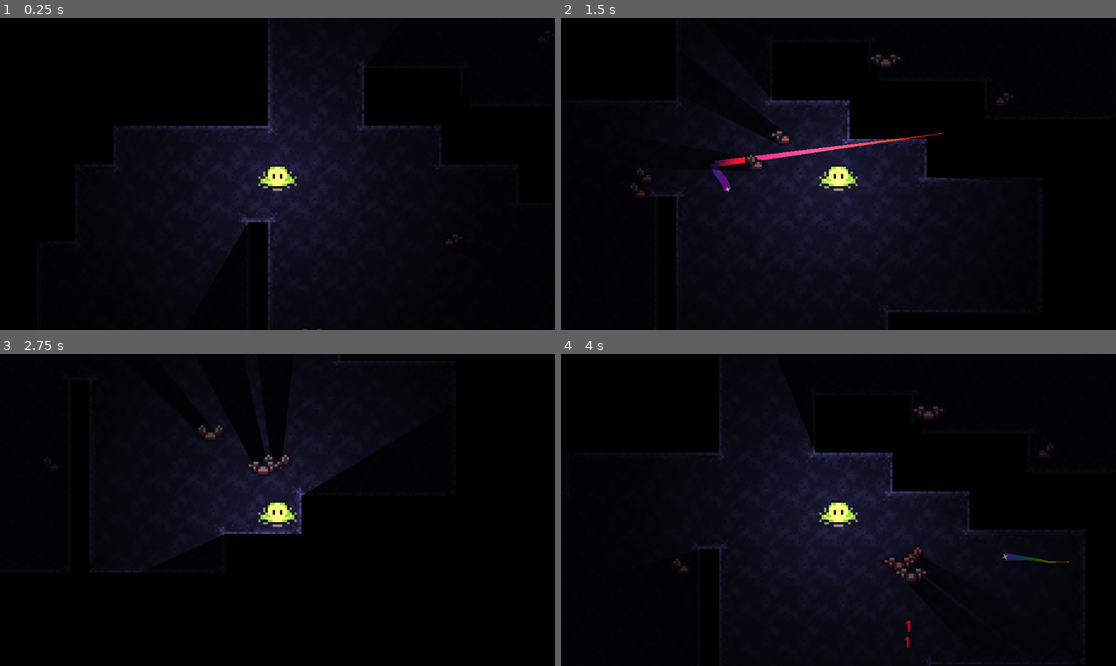
Above: before the commit, frames 1-4 (two rows, left to right).
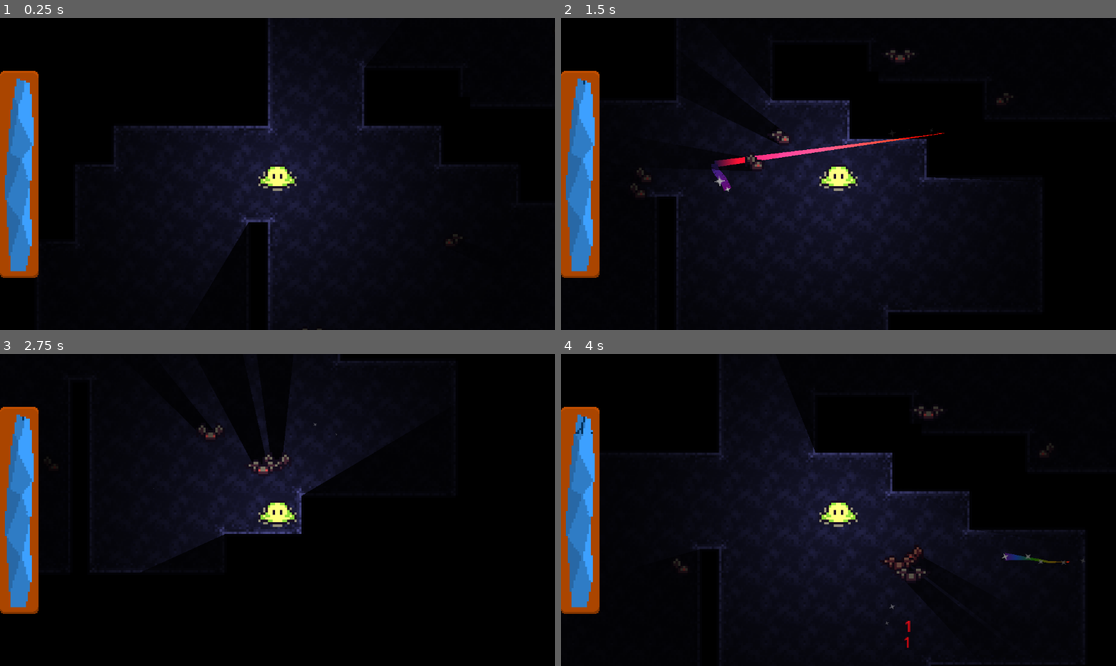
Above: after the commit, the same moments.

Repository: 10Goody12/Light-Based-Dungeon-Crawler
Game: Godot game, scene res://Scenes/main.tscn
Same seed, same stepped clock (60 frames per second), same inputs: the game is played once before the commit and once after it.
Inputs (mouse positions are in pixels of both pictures, inside the frame that each line leads up to):
- Up to frame 1 (0.25 s): no input
- Up to frame 2 (1.5 s): move the mouse to (960, 158) at 0.52 s; hold D (move_right) 0.53-1.28 s; move the mouse to (727, 189) at 1.27 s; hold S (move_down) from 1.28 s (still down)
- Up to frame 3 (2.75 s): move the mouse to (333, 441) at 2.02 s; release S (move_down) at 2.03 s; hold D (move_right) from 2.03 s (still down)
- Up to frame 4 (4 s): move the mouse to (810, 572) at 2.77 s; release D (move_right) at 2.78 s; hold W (move_up) 2.78-3.53 s; move the mouse to (1005, 556) at 3.52 s; hold A (move_left) from 3.53 s (still down)

The runs differ from the first frame. In frame 1, 4.6% of the frame differs, in the area x 0-98%, y 6-84%; in frame 2, 4.8%, in the area x 0-67%, y 10-84%; in frame 3, 4.6%; in frame 4, 4.7%.

Commit message:
Basic healthbar implemented. Small adjustments. Player health also implemented, but no death or respawn yet.

Diff:
--- a/Scenes/light_sword.tscn
+++ b/Scenes/CursorCombat/light_sword.tscn
@@ -17,6 +17,18 @@
 [sub_resource type="CircleShape2D" id="CircleShape2D_fjwkt"]
 radius = 4.0
 
+[sub_resource type="Curve" id="Curve_1jnj3"]
+_limits = [-360.0, 360.0, 0.0, 1.0]
+_data = [Vector2(0, 1), 0.0, 0.0, 0, 0, Vector2(1, 4.04498), 0.0, 0.0, 0, 0]
+point_count = 2
+
+[sub_resource type="Curve" id="Curve_arakq"]
+_data = [Vector2(0, 0.617978), 0.0, 0.0, 0, 0, Vector2(0.159091, 0.786517), 0.0, 0.0, 0, 0, Vector2(1, 0), 0.0, 0.0, 0, 0]
+point_count = 3
+
+[sub_resource type="Gradient" id="Gradient_1jnj3"]
+colors = PackedColorArray(1, 1, 1, 1, 1, 1, 1, 0)
+
 [node name="LightSword" type="Node2D"]
 script = ExtResource("1_gwfeh")
 
@@ -34,14 +46,14 @@
 texture_scale = 5.0
 height = 100.0
 
-[node name="CursorSparkle" type="Sprite2D" parent="." groups=["LightSparkle"]]
+[node name="CursorStar" type="Sprite2D" parent="." groups=["CursorStar"]]
 scale = Vector2(0.5, 0.5)
 texture = ExtResource("2_7n8p5")
 script = ExtResource("2_1jnj3")
 rotation_speed = 5.0
 scale_factor = 1.0
 
-[node name="CursorSparkle2" type="Sprite2D" parent="." groups=["LightSparkle"]]
+[node name="CursorStar2" type="Sprite2D" parent="." groups=["CursorStar"]]
 visible = false
 rotation = 0.785398
 scale = Vector2(0.5, 0.5)
@@ -51,9 +63,27 @@
 scale_factor = 0.7
 
 [node name="CollisionHitbox" type="Area2D" parent="."]
+collision_layer = 4
 collision_mask = 4
 
 [node name="CollisionShape2D" type="CollisionShape2D" parent="CollisionHitbox"]
 shape = SubResource("CircleShape2D_fjwkt")
 
+[node name="Sparkles" type="CPUParticles2D" parent="." groups=["CursorSparkles"]]
+amount = 10
+texture = ExtResource("2_7n8p5")
+emission_shape = 1
+emission_sphere_radius = 2.0
+direction = Vector2(0, 0)
+spread = 180.0
+gravity = Vector2(0, 0)
+initial_velocity_max = 5.0
+angle_min = -180.0
+angle_max = 180.0
+angle_curve = SubResource("Curve_1jnj3")
+scale_amount_min = 0.05
+scale_amount_max = 0.4
+scale_amount_curve = SubResource("Curve_arakq")
+color_ramp = SubResource("Gradient_1jnj3")
+
 [connection signal="body_entered" from="CollisionHitbox" to="." method="_on_collision_hitbox_body_entered"]
--- /dev/null
+++ b/Scenes/GUI/gui.tscn
@@ -0,0 +1,7 @@
+[gd_scene load_steps=2 format=3 uid="uid://03mje5tgwt70"]
+
+[ext_resource type="PackedScene" uid="uid://dxy70blrnplao" path="res://Scenes/GUI/healthbar.tscn" id="1_psa72"]
+
+[node name="GUI" type="CanvasLayer"]
+
+[node name="Healthbar" parent="." instance=ExtResource("1_psa72")]
--- /dev/null
+++ b/Scenes/GUI/healthbar.gd
@@ -0,0 +1,11 @@
+extends Control
+
+@onready var bar = get_tree().get_first_node_in_group("Healthbar")
+@onready var player = get_tree().get_first_node_in_group("Player")
+
+func _ready() -> void:
+	player.was_injured.connect(subtract_health.bind())
+
+func subtract_health(in_damage):
+	bar.value -= in_damage
+	print("Health subtracted")
--- /dev/null
+++ b/Scenes/GUI/healthbar.tscn
@@ -0,0 +1,57 @@
+[gd_scene load_steps=6 format=3 uid="uid://dxy70blrnplao"]
+
+[ext_resource type="Texture2D" uid="uid://dv1bdkawr8ipe" path="res://GFX/GUI/9PR_satchel_pane.png" id="1_nhxoe"]
+[ext_resource type="Script" uid="uid://6u4v18c8lyj6" path="res://Scenes/GUI/healthbar.gd" id="1_ns7pb"]
+[ext_resource type="Texture2D" uid="uid://c6xcg1d22x1af" path="res://GFX/GUI/crystal_healthbar_cracked.png" id="2_ns7pb"]
+[ext_resource type="Texture2D" uid="uid://bof5oi1eftuac" path="res://GFX/GUI/crystal_healthbar_intact.png" id="3_hn4ql"]
+[ext_resource type="Texture2D" uid="uid://c4u0euyuydbbh" path="res://GFX/GUI/crystal_healthbar_flat.png" id="3_xb8gg"]
+
+[node name="Healthbar" type="Control"]
+light_mask = 0
+layout_mode = 3
+anchors_preset = 4
+anchor_top = 0.5
+anchor_bottom = 0.5
+grow_vertical = 2
+scale = Vector2(2, 2)
+script = ExtResource("1_ns7pb")
+
+[node name="NinePatchRect" type="NinePatchRect" parent="."]
+light_mask = 0
+layout_mode = 1
+anchors_preset = 4
+anchor_top = 0.5
+anchor_bottom = 0.5
+offset_top = -107.5
+offset_right = 40.0
+offset_bottom = 107.5
+grow_vertical = 2
+texture = ExtResource("1_nhxoe")
+patch_margin_left = 16
+patch_margin_top = 16
+patch_margin_right = 16
+patch_margin_bottom = 16
+
+[node name="TextureProgressBar" type="TextureProgressBar" parent="NinePatchRect" groups=["Healthbar"]]
+light_mask = 0
+layout_mode = 1
+anchors_preset = 8
+anchor_left = 0.5
+anchor_top = 0.5
+anchor_right = 0.5
+anchor_bottom = 0.5
+offset_left = -15.0
+offset_top = -100.0
+offset_right = 15.0
+offset_bottom = 100.0
+grow_horizontal = 2
+grow_vertical = 2
+value = 100.0
+fill_mode = 3
+nine_patch_stretch = true
+texture_under = ExtResource("3_xb8gg")
+texture_over = ExtResource("2_ns7pb")
+texture_progress = ExtResource("3_hn4ql")
+tint_under = Color(0, 0.190544, 0.355537, 1)
+tint_over = Color(0.240618, 0.628745, 1, 1)
+tint_progress = Color(0.239216, 0.627451, 1, 1)
--- a/Scenes/main.tscn
+++ b/Scenes/main.tscn
@@ -1,9 +1,10 @@
-[gd_scene load_steps=8 format=3 uid="uid://buui0u2alvorg"]
+[gd_scene load_steps=9 format=3 uid="uid://buui0u2alvorg"]
 
+[ext_resource type="PackedScene" uid="uid://03mje5tgwt70" path="res://Scenes/GUI/gui.tscn" id="1_21xkr"]
 [ext_resource type="PackedScene" uid="uid://bo75o5ohak2e7" path="res://Scenes/player.tscn" id="2_kry3j"]
 [ext_resource type="PackedScene" uid="uid://di5tp45e4jtvh" path="res://Scenes/test_enemy.tscn" id="3_21xkr"]
-[ext_resource type="PackedScene" uid="uid://be763vwsw412y" path="res://Scenes/light_sword.tscn" id="4_6bp64"]
-[ext_resource type="PackedScene" uid="uid://bmhaee122k4nu" path="res://Scenes/cursor_trail.tscn" id="5_kry3j"]
+[ext_resource type="PackedScene" uid="uid://be763vwsw412y" path="res://Scenes/CursorCombat/light_sword.tscn" id="4_6bp64"]
+[ext_resource type="PackedScene" uid="uid://bmhaee122k4nu" path="res://Scenes/CursorCombat/cursor_trail.tscn" id="5_kry3j"]
 [ext_resource type="PackedScene" uid="uid://b0krc5mdf61qj" path="res://MapChunks/StartAreas/start_map_1.tscn" id="6_21xkr"]
 
 [sub_resource type="Curve" id="Curve_kry3j"]
@@ -16,6 +17,8 @@
 
 [node name="MAIN" type="Node2D"]
 y_sort_enabled = true
+
+[node name="GUI" parent="." instance=ExtResource("1_21xkr")]
 
 [node name="Start_Map_1" parent="." instance=ExtResource("6_21xkr")]
 metadata/_edit_lock_ = true
@@ -69,3 +72,4 @@
 [node name="TestEenemy6" parent="." instance=ExtResource("3_21xkr")]
 y_sort_enabled = true
 position = Vector2(148, -25)
+can_move = false
--- a/Scenes/player.tscn
+++ b/Scenes/player.tscn
@@ -6,6 +6,9 @@
 [sub_resource type="AtlasTexture" id="AtlasTexture_onrkg"]
 atlas = ExtResource("1_4flbx")
 region = Rect2(0, 64, 16, 16)
+
+[sub_resource type="CircleShape2D" id="CircleShape2D_cvnsp"]
+radius = 6.0
 
 [sub_resource type="CircleShape2D" id="CircleShape2D_i3pqv"]
 radius = 6.0
@@ -28,7 +31,12 @@
 [node name="Sprite2D" type="Sprite2D" parent="."]
 texture = SubResource("AtlasTexture_onrkg")
 
-[node name="CollisionShape2D" type="CollisionShape2D" parent="."]
+[node name="PlayerHitbox" type="Area2D" parent="."]
+
+[node name="HitboxShape" type="CollisionShape2D" parent="PlayerHitbox"]
+shape = SubResource("CircleShape2D_cvnsp")
+
+[node name="CollisionShape" type="CollisionShape2D" parent="."]
 shape = SubResource("CircleShape2D_i3pqv")
 
 [node name="PointLight2D" type="PointLight2D" parent="."]
@@ -45,3 +53,5 @@
 texture = SubResource("GradientTexture2D_cvnsp")
 texture_scale = 7.5
 height = 100.0
+
+[connection signal="area_entered" from="PlayerHitbox" to="." method="_on_player_hitbox_area_entered"]
--- a/Scenes/test_enemy.tscn
+++ b/Scenes/test_enemy.tscn
@@ -1,6 +1,6 @@
 [gd_scene load_steps=6 format=3 uid="uid://di5tp45e4jtvh"]
 
-[ext_resource type="SpriteFrames" uid="uid://dskalcqfvsme3" path="res://Resources/bat_sprite_frames.tres" id="1_a2gey"]
+[ext_resource type="SpriteFrames" uid="uid://dskalcqfvsme3" path="res://Resources/Spritesheets/bat_sprite_frames.tres" id="1_a2gey"]
 [ext_resource type="Script" uid="uid://bn8co1yywq88x" path="res://Scripts/test_enemy.gd" id="1_oq7dc"]
 
 [sub_resource type="CircleShape2D" id="CircleShape2D_oq7dc"]
@@ -21,6 +21,10 @@
 script = ExtResource("1_oq7dc")
 enemy_speed = 60.0
 random_amplitude = 2.5
+has_proximity_aggro = true
+aggro_range = 7.0
+min_damage = 2.0
+max_damage = 5.0
 
 [node name="CollisionHitbox" type="CollisionShape2D" parent="."]
 shape = SubResource("CircleShape2D_oq7dc")
--- a/Scripts/cursor_trail.gd
+++ b/Scripts/cursor_trail.gd
@@ -5,6 +5,7 @@
 @export var max_line_points : int
 var time_left : float
 var max_lifetime
+var is_sparkling : bool = false
 
 #func set_time_left(in_time):
 	#time_left = in_time
@@ -12,6 +13,9 @@
 
 func set_max_line_points(in_num):
 	max_line_points = in_num
+
+func set_is_sparkling(in_bool):
+	is_sparkling = in_bool
 
 func _process(delta: float) -> void:
 	#var alpha_per_second = 255 / max_lifetime
--- a/Scripts/light_sword.gd
+++ b/Scripts/light_sword.gd
@@ -1,11 +1,11 @@
 extends Node2D
 
 @export_range(0, 2500, 0.1) var damage : float = 1.0
-@onready var sparkle = get_tree().get_first_node_in_group("LightSparkle")
-@onready var sparkle2 = get_tree().get_nodes_in_group("LightSparkle")[1]
+@onready var sparkles = get_tree().get_first_node_in_group("CursorSparkles")
+@onready var star = get_tree().get_nodes_in_group("CursorStar")[0]
+@onready var star_2 = get_tree().get_nodes_in_group("CursorStar")[1]
 @onready var light = get_tree().get_first_node_in_group("CursorLight")
 @onready var trail = get_tree().get_first_node_in_group("CursorTrail")
-@onready var particles
 
 var last_pos = Vector2(0,0)
 
@@ -38,7 +38,7 @@
 	#new_line.end_cap_mode = Line2D.LINE_CAP_ROUND
 	##new_line.set_time_left(in_lifetime)
 
-func draw_trail(in_end : Vector2, in_width, is_rainbow : bool = false, max_points : int = TYPE_NIL):
+func draw_trail(in_end : Vector2, in_width, is_rainbow : bool = false, is_sparkling : bool = false, max_points : int = TYPE_NIL):
 	trail.add_point(in_end)
 	trail.width = in_width
 	if max_points != TYPE_NIL:
@@ -51,10 +51,15 @@
 	position = get_global_mouse_position()
 
 	#draw_line_from_to(last_pos, position, 100.0, 1.0)
-	draw_trail(position, 5, true, 50)
-	sparkle.scale = (Vector2(data[0], data[0]) / 500) * sparkle.scale_factor
-	sparkle2.scale = (Vector2(data[0], data[0]) / 500) * sparkle2.scale_factor
+	draw_trail(position, 5, true, true, 50)
+	star.scale = (Vector2(data[0], data[0]) / 500) * star.scale_factor
+	star_2.scale = (Vector2(data[0], data[0]) / 500) * star_2.scale_factor
 	light.energy = data[0] / 500
+
+	if data[0] <= 1:
+		sparkles.emitting = false
+	else:
+		sparkles.emitting = true
 
 	last_pos = position
 
--- a/Scripts/player.gd
+++ b/Scripts/player.gd
@@ -1,7 +1,17 @@
 extends CharacterBody2D
 class_name Player
 
+@export var player_max_health : float = 100.0
+var player_health : float
+@onready var health_bar = get_tree().get_first_node_in_group("Healthbar")
+
 @export var player_speed : float = 100
+
+signal was_injured
+
+func _ready() -> void:
+	player_health = player_max_health
+	#was_injured.connect(health_bar.subtract_health.bind())
 
 func get_input():
 	var input_dir = Input.get_vector("move_left", "move_right", "move_up", "move_down")
@@ -13,3 +23,10 @@
 
 	get_input()
 	move_and_slide()
+
+func _on_player_hitbox_area_entered(area: Area2D) -> void:
+	#print("Player collided with enemy")
+	var damage_dealt = area.get_parent().get_damage()
+	player_health -= damage_dealt
+	print("Whatever the fuck")
+	emit_signal("was_injured", damage_dealt)
--- a/Scripts/test_enemy.gd
+++ b/Scripts/test_enemy.gd
@@ -2,17 +2,26 @@
 
 class_name Enemy
 
-@export_category("Movement")
+enum AggroState { PASSIVE, HOSTILE, PEACEFUL }
+
+@export_category("Movement Behaviour")
 @export var can_move : bool = true
 @export_range(1, 200, 0.1) var enemy_speed : float = 20
 @export_range(0, 1, 0.025) var slide_factor : float = 0.15
 @export_range(-25, 25, 0.1) var random_amplitude : float = 5.0
+
+@export_category("Player Response")
+@export var has_proximity_aggro : bool = false ## Whether or not this creature needs to be prompted into aggression through proximity.
+@export var aggro_range : float = INF ## The range for the proximity aggro. Measured in cells (16x).
+@export var default_state: AggroState
 
 @export_category("Biology")
 @export_range(1, 250, 1) var starting_health : float = 10.0
 @onready var health : float = starting_health
 
 @export_category("Damage Behaviour")
+@export var min_damage : float
+@export var max_damage : float
 @export_range(1, 15, 1.0) var damage_cooldown = 0.5
 var damage_flicker_counter = 0.0
 
@@ -43,18 +52,23 @@
 		health -= in_damage
 		was_damaged = true
 
-		var blood_scene: PackedScene = load("res://Scenes/blood_particles.tscn")
+		var blood_scene: PackedScene = load("res://Scenes/CursorCombat/blood_particles.tscn")
 		var blood_particles = blood_scene.instantiate()
 		blood_particles.position = self.position
 		get_tree().root.add_child(blood_particles)
 
 		#print("test 1")
-		var damage_counter_scene: PackedScene = load("res://Scenes/damage_counter.tscn")
+		var damage_counter_scene: PackedScene = load("res://Scenes/CursorCombat/damage_counter.tscn")
 		var damage_counter = damage_counter_scene.instantiate()
 		damage_counter.initialize(in_damage, 10, 0.01, 1.5, 12, 1.0, Color.RED, self.global_position)
 		get_tree().root.add_child(damage_counter)
 
 		Sound.play_random_hit()
+
+func get_damage():
+	var out_damage = randf_range(min_damage, max_damage)
+	print("Enemy dealt ", out_damage, " points of damage!")
+	return out_damage
 
 func adjust_flicker():
 	if was_damaged:
@@ -105,11 +119,15 @@
 
 
 func _physics_process(delta):
-	#if is_frozen:
-		#return
+	get_desired_direction()
 
-	get_desired_direction()
+	if has_proximity_aggro:
+		can_move = false
+		if (position - player.position).length() <= (aggro_range * 16):
+			can_move = true
+			has_proximity_aggro = false
 
 	if can_move:
 		move_and_slide()
-		play_correct_animation()
+
+	play_correct_animation()
--- a/project.godot
+++ b/project.godot
@@ -23,6 +23,7 @@
 [file_customization]
 
 folder_colors={
+"res://Archive/": "gray",
 "res://GFX/": "red",
 "res://MapChunks/": "orange",
 "res://Resources/": "yellow",
@@ -36,8 +37,10 @@
 Player=""
 Camera=""
 CursorTrail=""
-LightSparkle=""
 CursorLight=""
+CursorStar=""
+CursorSparkles=""
+Healthbar=""
 
 [input]
 
Renamed: Scenes/map_test.tscn -> Archive/map_test.tscn
Binary file added: GFX/GUI/9PR_crystal_pane.png
Not shown, added: GFX/GUI/9PR_crystal_pane.png.import
Binary file added: GFX/GUI/9PR_satchel_pane.png
Not shown, added: GFX/GUI/9PR_satchel_pane.png.import
Not shown, added: GFX/GUI/crystal_healthbar1.png.import
Not shown, added: GFX/GUI/crystal_healthbar2.png.import
Not shown, added: GFX/GUI/crystal_healthbar3.png.import
Binary file added: GFX/GUI/crystal_healthbar_cracked.png
Not shown, added: GFX/GUI/crystal_healthbar_cracked.png.import
Binary file added: GFX/GUI/crystal_healthbar_flat.png
Not shown, added: GFX/GUI/crystal_healthbar_flat.png.import
(and 9 more such lines)
